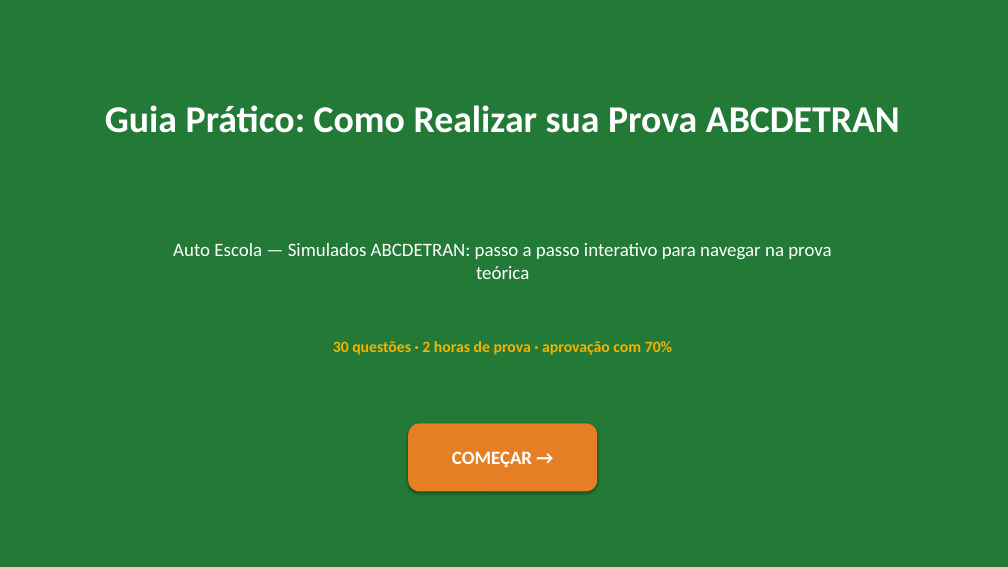
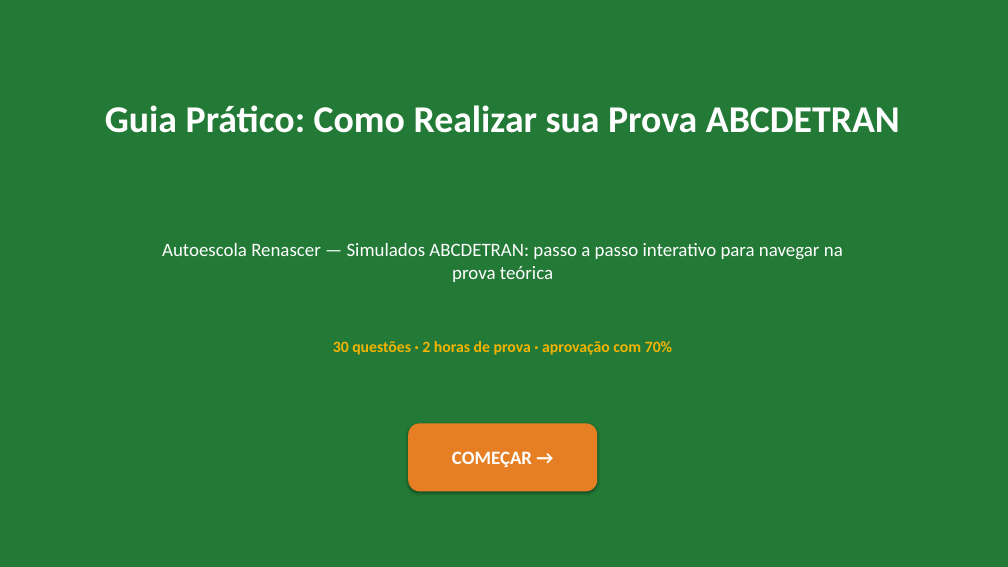
Before and after one commit to Geovane-Maia/Auto-Escola, a slide deck: slide 1 of docs/Apresentacao-Interativa-ABCDETRAN.pptx. Drawn at 1008x567 pixels with LibreOffice and Linux fonts; fonts in the diff are those of the drawing. Boxes give left, top, right and bottom in pixels: in the first picture for what was removed or moved away, otherwise in the second. Text is boxed around its words. In the diff, an @@ line names an element or a change of style, - is before the commit and + after.

Commit message:
Marca Autoescola Renascer com logo oficial

```diff
--- a/docs/Apresentacao-Interativa-ABCDETRAN.pptx
+++ b/docs/Apresentacao-Interativa-ABCDETRAN.pptx
@@ text at box(162, 243, 843, 282): text changed @@
-Auto Escola — Simulados ABCDETRAN: passo a passo interativo para navegar na prova teórica
+Autoescola Renascer — Simulados ABCDETRAN: passo a passo interativo para navegar na prova teórica
```
Also in this commit, not shown: 1 other slide changed, 11 other files.
